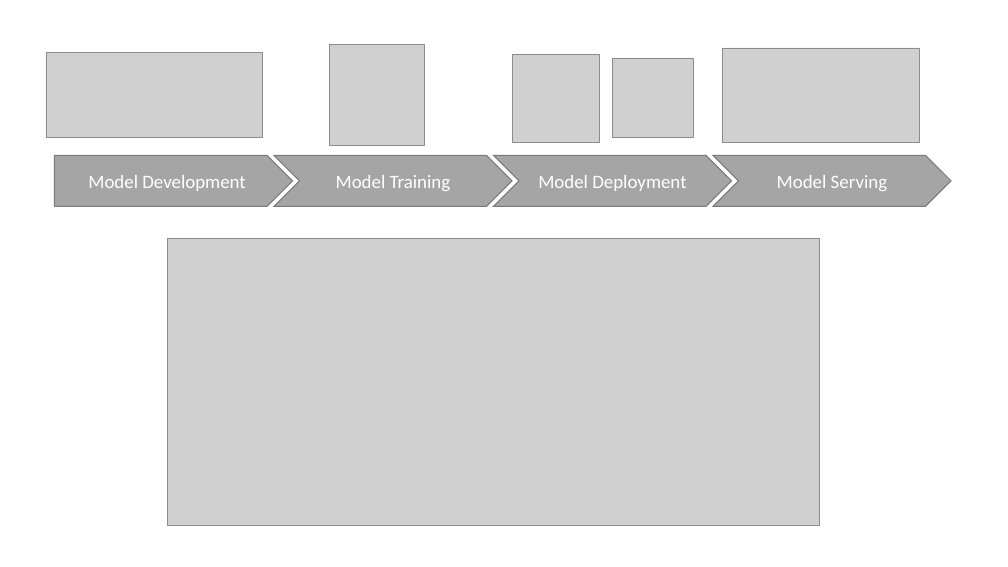
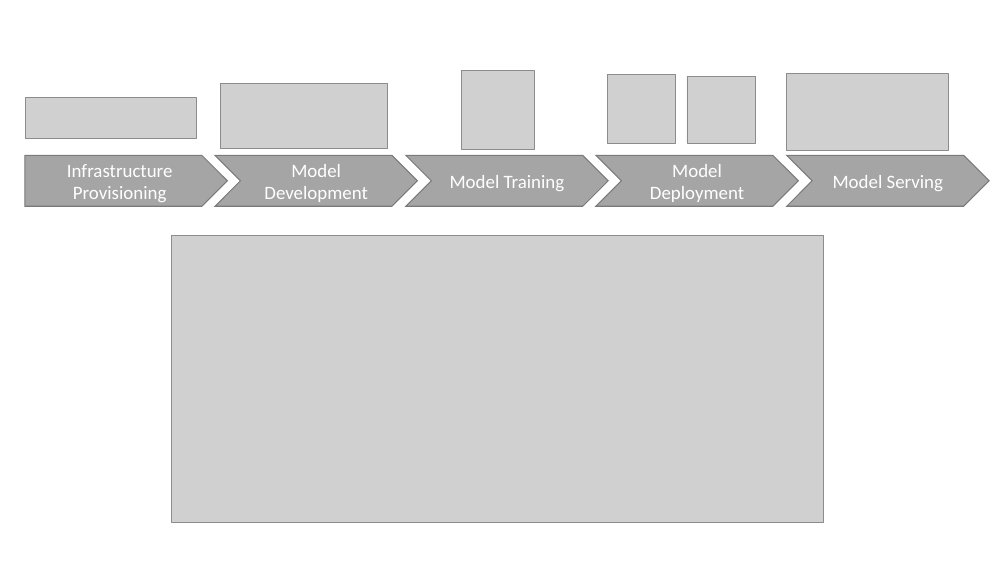
Before and after one commit to sebastianbirk/pytorch-mlops-template-azure-ml, a slide deck: slide 1 of docs/images/pytorch_mlops_template_azure_ml_banner.pptx. Drawn at 1008x567 pixels with LibreOffice and Linux fonts; fonts in the diff are those of the drawing; grey boxes stand for pictures. Boxes give left, top, right and bottom in pixels: in the first picture for what was removed or moved away, otherwise in the second. Text is boxed around its words. In the diff, an @@ line names an element or a change of style, - is before the commit and + after.

```diff
--- a/docs/images/pytorch_mlops_template_azure_ml_banner.pptx
+++ b/docs/images/pytorch_mlops_template_azure_ml_banner.pptx
@@ picture: place and size @@
-picture at [46, 52, 263, 137]
+picture at [221, 83, 387, 148]
@@ picture: place and size @@
-picture at [330, 45, 424, 145]
+picture at [461, 71, 535, 150]
@@ picture: place and size @@
-picture at [512, 54, 600, 142]
+picture at [607, 75, 676, 144]
@@ picture: place and size @@
-picture at [613, 58, 693, 137]
+picture at [687, 76, 756, 144]
@@ picture: place and size @@
-picture at [722, 48, 920, 142]
+picture at [787, 73, 949, 150]
@@ picture added at [26, 97, 197, 138] @@
@@ pentagon arrow added at [25, 155, 228, 206], fill #A5A5A5, outline #7A7A7A 1 pt, 18 pt, text #FFFFFF @@
+Infrastructure Provisioning
@@ chevron "Model Development": place and size @@
-chevron "Model Development" at [54, 156, 293, 206]
+chevron "Model Development" at [215, 155, 417, 206]
@@ chevron "Model Development" at [215, 155, 417, 206]: pentagon arrow to chevron @@
@@ chevron "Model Training": place and size @@
-chevron "Model Training" at [274, 156, 512, 206]
+chevron "Model Training" at [406, 155, 609, 206]
@@ chevron "Model Deployment": place and size @@
-chevron "Model Deployment" at [494, 156, 732, 206]
+chevron "Model Deployment" at [596, 155, 799, 206]
@@ chevron "Model Serving": place and size @@
-chevron "Model Serving" at [713, 156, 951, 206]
+chevron "Model Serving" at [787, 155, 990, 206]
@@ picture: place and size @@
-picture at [167, 239, 820, 526]
+picture at [172, 235, 824, 523]
```
Also in this commit, not shown: 1 other file.
